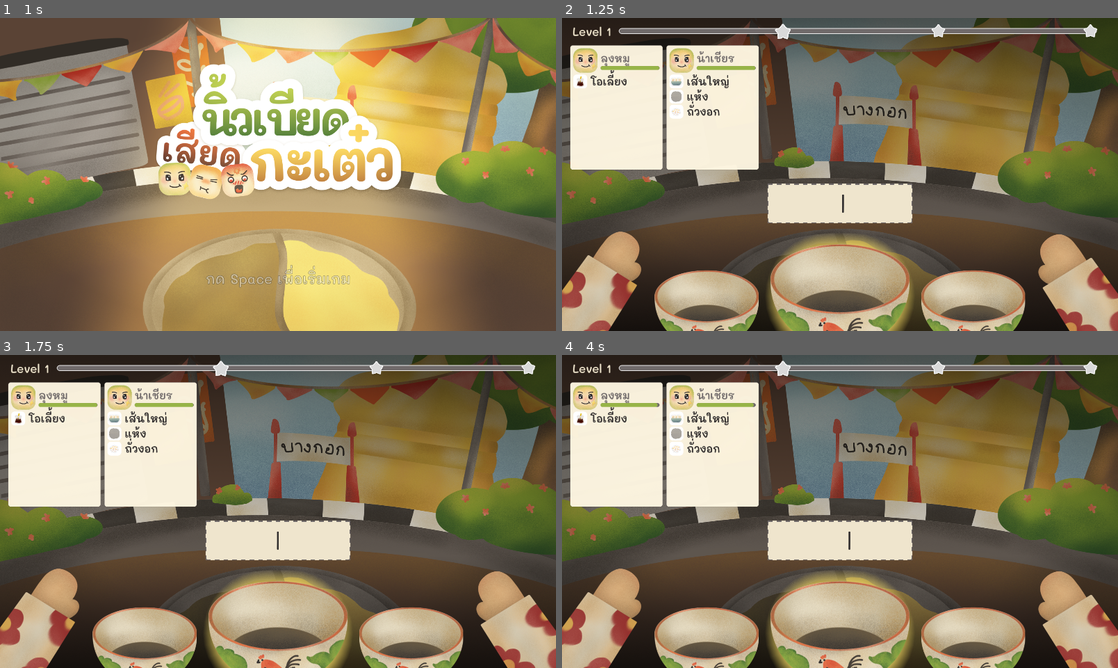
Above: before the commit, frames 1-4 (two rows, left to right).
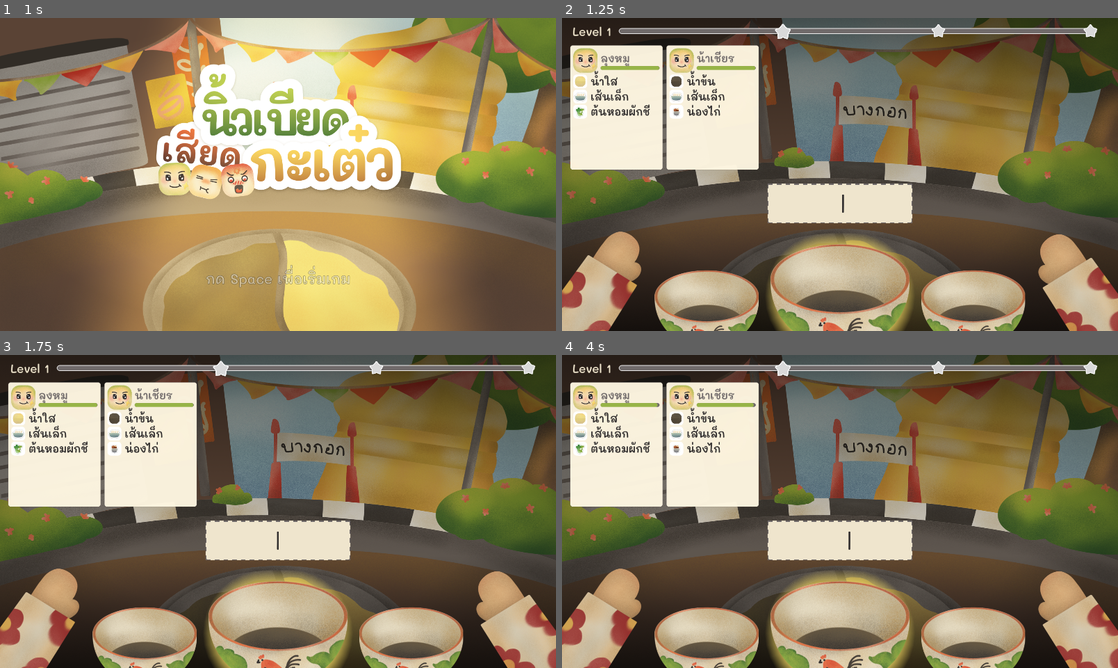
Above: after the commit, the same moments.

Repository: pcpaugust/video-game
Game: Godot game, scene res://scenes/main/MainMenu.tscn
Same seed, same stepped clock (60 frames per second), same inputs: the game is played once before the commit and once after it. Sound files missing from this copy of the repository are replaced by a short silence.
Inputs:
- Up to frame 1 (1 s): tap Enter at 0.5, 0.6 s; tap Space at 0.77, 0.8 s
- Up to frame 2 (1.25 s): tap Space at 1.07 s
- Up to frame 3 (1.75 s): tap Space at 1.35, 1.52 s; tap Enter at 1.55 s
- Up to frame 4 (4 s): tap Space at 1.82, 2, 2.3, 3.02, 3.32, 3.5, 3.77, 3.8 s; tap Enter at 2.1, 2.75, 3.05 s; tap Tab at 2.85 s; tap Backspace at 3.6 s

Frame 1 is identical in both runs. In frame 2, 1.2% of the frame differs, in the area x 2-30%, y 16-33%; in frame 3, 1.2%; in frame 4, 1.2%.

Commit message:
Fix order matching and UI refresh bugs

Diff:
--- a/scenes/ui/HelpPanel.tscn
+++ b/scenes/ui/HelpPanel.tscn
@@ -33,12 +33,12 @@
 mouse_filter = 2
 script = ExtResource("1_help")
 
-[node name="DarkOverlay" type="Panel" parent="."]
+[node name="DarkOverlay" type="ColorRect" parent="."]
 anchors_preset = 15
 anchor_right = 1.0
-anchor_bottom = 1.0)
-mouse_filter = 2Color(0, 0, 0, 0.7)
-mouse_filter = 0
+anchor_bottom = 1.0
+mouse_filter = 2
+color = Color(0, 0, 0, 0.7)
 
 [node name="CenterContainer" type="CenterContainer" parent="."]
 anchors_preset = 15
--- a/scripts/core/cooking.gd
+++ b/scripts/core/cooking.gd
@@ -123,6 +123,7 @@
 	if current_mode == Mode.GAME_OVER or current_mode == Mode.LEVEL_COMPLETE: return
 
 	_update_customers_logic(delta)
+	if current_mode == Mode.GAME_OVER or current_mode == Mode.LEVEL_COMPLETE: return
 	order_queue.update_patience_only(customers)
 
 	if customers.size() < GameConfig.MAX_CUSTOMERS:
@@ -135,18 +136,22 @@
 			spawn_timer = max(GameConfig.MIN_SPAWN_INTERVAL, GameConfig.SPAWN_INTERVAL_BASE - (level * GameConfig.SPAWN_INTERVAL_DECREASE_PER_LEVEL))
 
 func _update_customers_logic(delta: float) -> void:
+	var customers_changed := false
 	for i in range(customers.size() - 1, -1, -1):
 		var c = customers[i]
 		c.patience -= delta
 		if c.patience <= 0.0:
 			customers.remove_at(i)
 			missed_customers += 1
-
-		# ตรวจสอบเงื่อนไขแพ้เกม
-		if missed_customers >= GameConfig.BASE_MISSED_CUSTOMERS + level:
-			_handle_game_over()
+			customers_changed = true
+
+	if customers_changed:
 		_update_ui_full()
 		_refresh_completed_bowl_states()
+
+	# ตรวจสอบเงื่อนไขแพ้เกม
+	if missed_customers >= GameConfig.BASE_MISSED_CUSTOMERS + level:
+		_handle_game_over()
 
 func _unhandled_input(event: InputEvent) -> void:
 	if current_mode == Mode.GAME_OVER or current_mode == Mode.LEVEL_COMPLETE: return
@@ -294,7 +299,7 @@
 			current_serve_score += GameConfig.FULL_ORDER_BONUS
 
 		# 3. Apply ตัวคูณตามประเภทลูกค้า
-		elif customer.is_child:
+		if customer.is_child:
 			current_serve_score = int(current_serve_score * GameConfig.CHILD_SCORE_MULTIPLIER)
 
 		score += current_serve_score
--- a/scripts/data/menu_data.gd
+++ b/scripts/data/menu_data.gd
@@ -17,8 +17,8 @@
 
 static func canonical_dish_key(ingredients: Array[String]) -> String:
 	var filtered: Array[String] = []
-	for ing in ingredients:
-		if ing in all_ingredients() and not filtered.has(ing):
+	for ing in all_ingredients():
+		if ing in ingredients and not filtered.has(ing):
 			filtered.append(ing)
 	return " ".join(filtered)
 
@@ -85,38 +85,54 @@
 
 static func _build_single_dish_key(unlocked_ingredients: Array[String]) -> String:
 	var ingredients: Array[String] = []
+	var unlocked_broths: Array[String] = _filter_unlocked(MenuConfig.BROTH_TYPES, unlocked_ingredients)
+	var unlocked_noodles: Array[String] = _filter_unlocked(MenuConfig.NOODLE_TYPES, unlocked_ingredients)
+	var unlocked_meats: Array[String] = _filter_unlocked(MenuConfig.MEAT_TYPES, unlocked_ingredients)
+	var unlocked_vegetables: Array[String] = _filter_unlocked(MenuConfig.VEGETABLE_TYPES, unlocked_ingredients)
+	var unlocked_drinks: Array[String] = _filter_unlocked(MenuConfig.DRINK_TYPES, unlocked_ingredients)
 
 	# Decide if this is a drink or noodle dish.
-	var make_drink: bool = MenuConfig.DRINK_TYPES.size() > 0 and randf() < 0.2
+	var make_drink: bool = unlocked_drinks.size() > 0 and randf() < 0.2
 	if make_drink:
 		ingredients.append(
-			MenuConfig.DRINK_TYPES[randi() % MenuConfig.DRINK_TYPES.size()]
+			unlocked_drinks[randi() % unlocked_drinks.size()]
 		)
 	else:
+		if unlocked_noodles.is_empty() or unlocked_broths.is_empty():
+			return ""
+
 		# Choose noodle
 		ingredients.append(
-			MenuConfig.NOODLE_TYPES[randi() % MenuConfig.NOODLE_TYPES.size()]
+			unlocked_noodles[randi() % unlocked_noodles.size()]
 		)
 
 		# Choose broth
 		ingredients.append(
-			MenuConfig.BROTH_TYPES[randi() % MenuConfig.BROTH_TYPES.size()]
+			unlocked_broths[randi() % unlocked_broths.size()]
 		)
 
 		# Maybe add 1–2 meats
-		var meats_to_add: int = randi_range(0, 2)
-		for i in range(meats_to_add):
-			ingredients.append(
-				MenuConfig.MEAT_TYPES[randi() % MenuConfig.MEAT_TYPES.size()]
-			)
+		if not unlocked_meats.is_empty():
+			var meats_to_add: int = randi_range(0, 2)
+			for i in range(meats_to_add):
+				ingredients.append(
+					unlocked_meats[randi() % unlocked_meats.size()]
+				)
 
 		# Maybe add 0–2 vegetables
-		var veg_to_add: int = randi_range(0, 2)
-		for i in range(veg_to_add):
-			ingredients.append(
-				MenuConfig.VEGETABLE_TYPES[
-					randi() % MenuConfig.VEGETABLE_TYPES.size()
-				]
-			)
+		if not unlocked_vegetables.is_empty():
+			var veg_to_add: int = randi_range(0, 2)
+			for i in range(veg_to_add):
+				ingredients.append(
+					unlocked_vegetables[randi() % unlocked_vegetables.size()]
+				)
 
 	return canonical_dish_key(ingredients)
+
+
+static func _filter_unlocked(source: Array[String], unlocked_ingredients: Array[String]) -> Array[String]:
+	var result: Array[String] = []
+	for ing in source:
+		if ing in unlocked_ingredients:
+			result.append(ing)
+	return result
